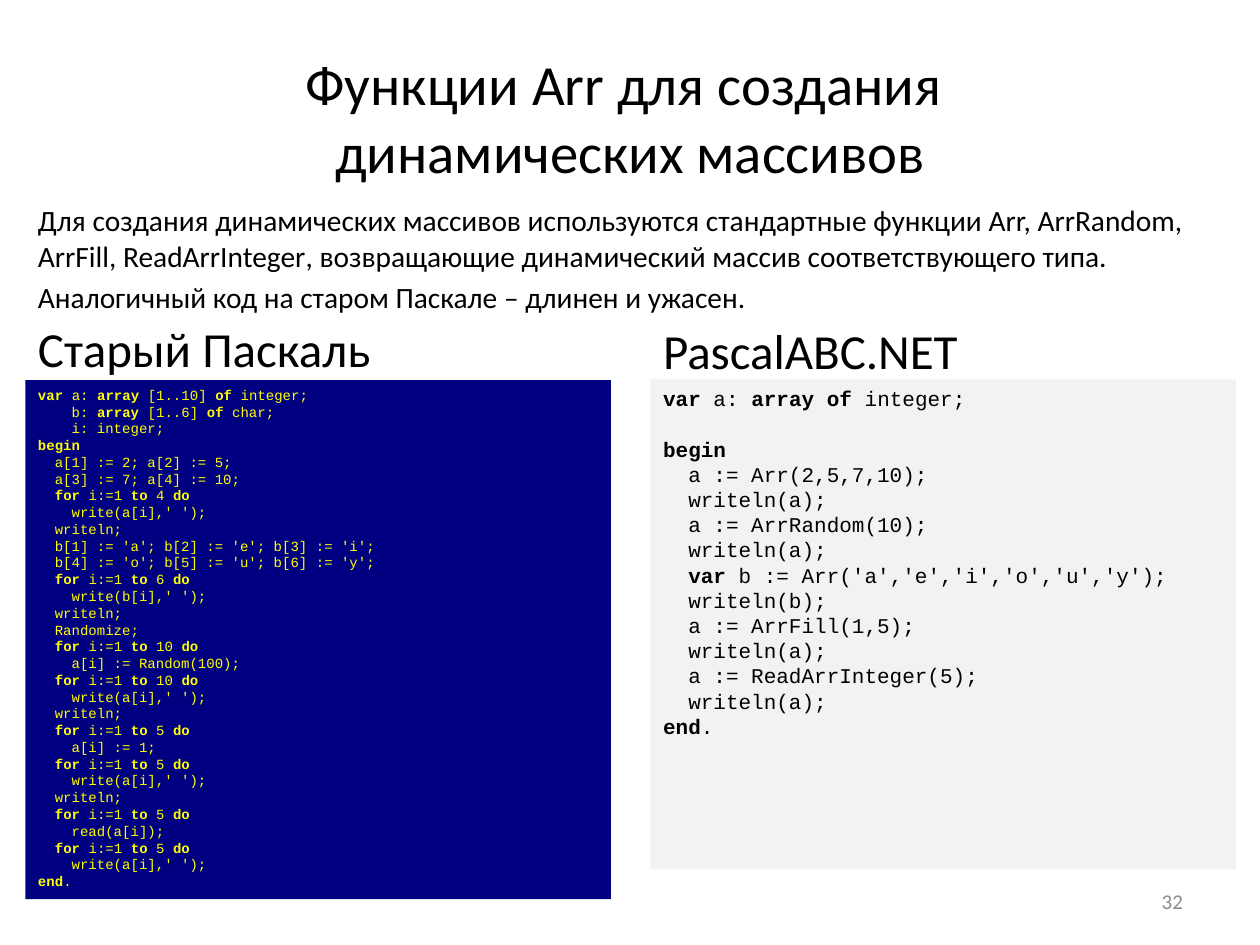
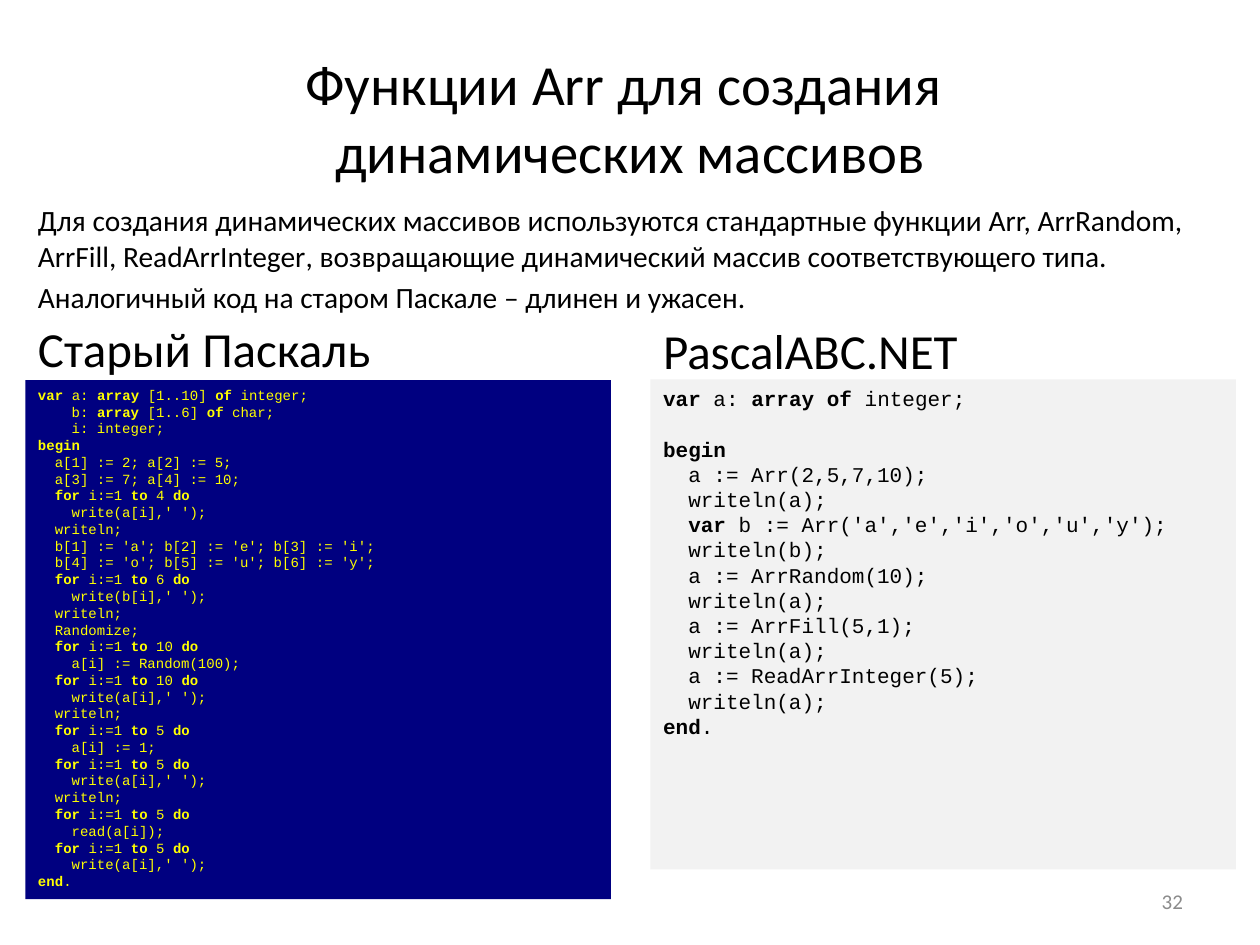
Before and after one commit to pascalabcnet/pascalabcnet, a slide deck: slide 32 of _Presentations/2015 New Features/PascalABC.NET 2015.pptx. Drawn at 1260x945 pixels with LibreOffice and Linux fonts; fonts in the diff are those of the drawing. Boxes give left, top, right and bottom in pixels: in the first picture for what was removed or moved away, otherwise in the second. Text is boxed around its words. In the diff, an @@ line names an element or a change of style, - is before the commit and + after.

```diff
--- a/_Presentations/2015 New Features/PascalABC.NET 2015.pptx
+++ b/_Presentations/2015 New Features/PascalABC.NET 2015.pptx
@@ text in rectangle at (x1=688, y1=517, x2=1167, y2=562): paragraphs added @@
+var b := Arr('a','e','i','o','u','y');
+writeln(b);
@@ text in rectangle at (x1=688, y1=618, x2=915, y2=638): text changed @@
-var b := Arr('a','e','i','o','u','y');
-writeln(b);
-a := ArrFill(1,5);
+a := ArrFill(5,1);
```
Also in this commit, not shown: 1 other slide changed, 14 other files.
